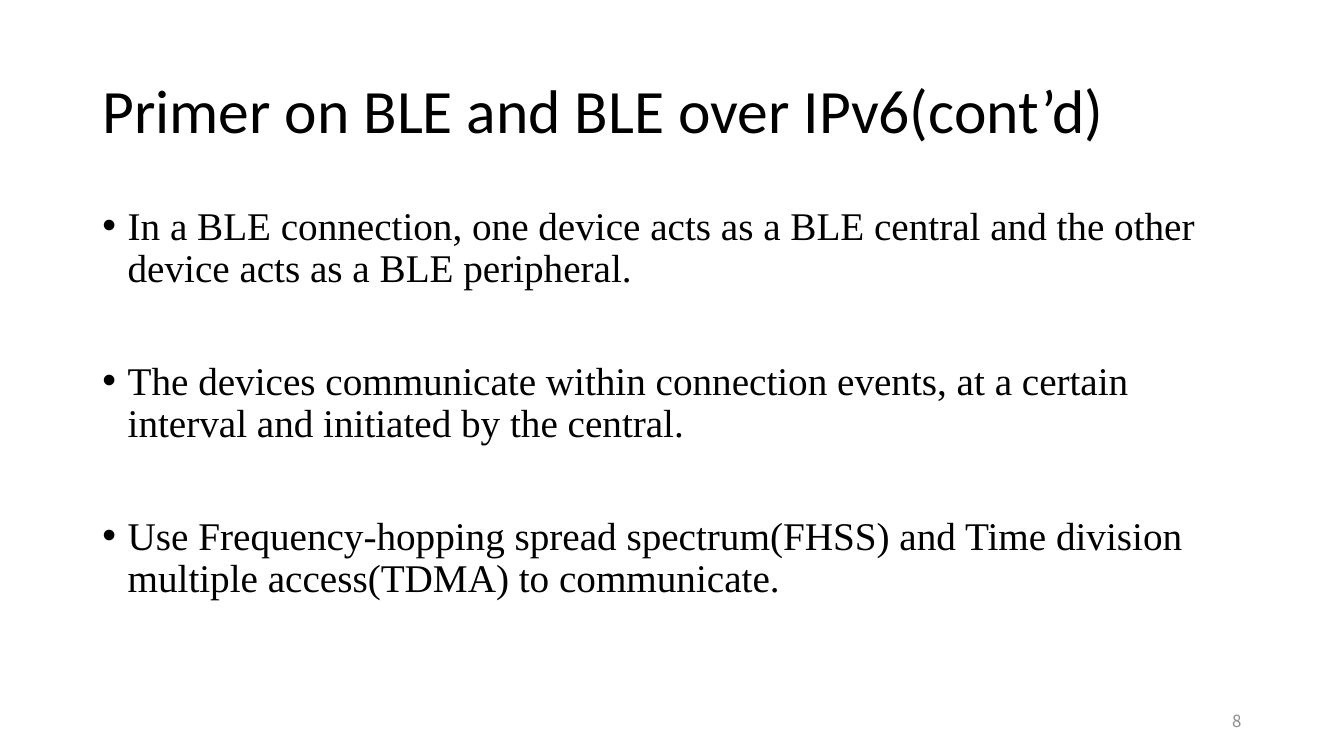
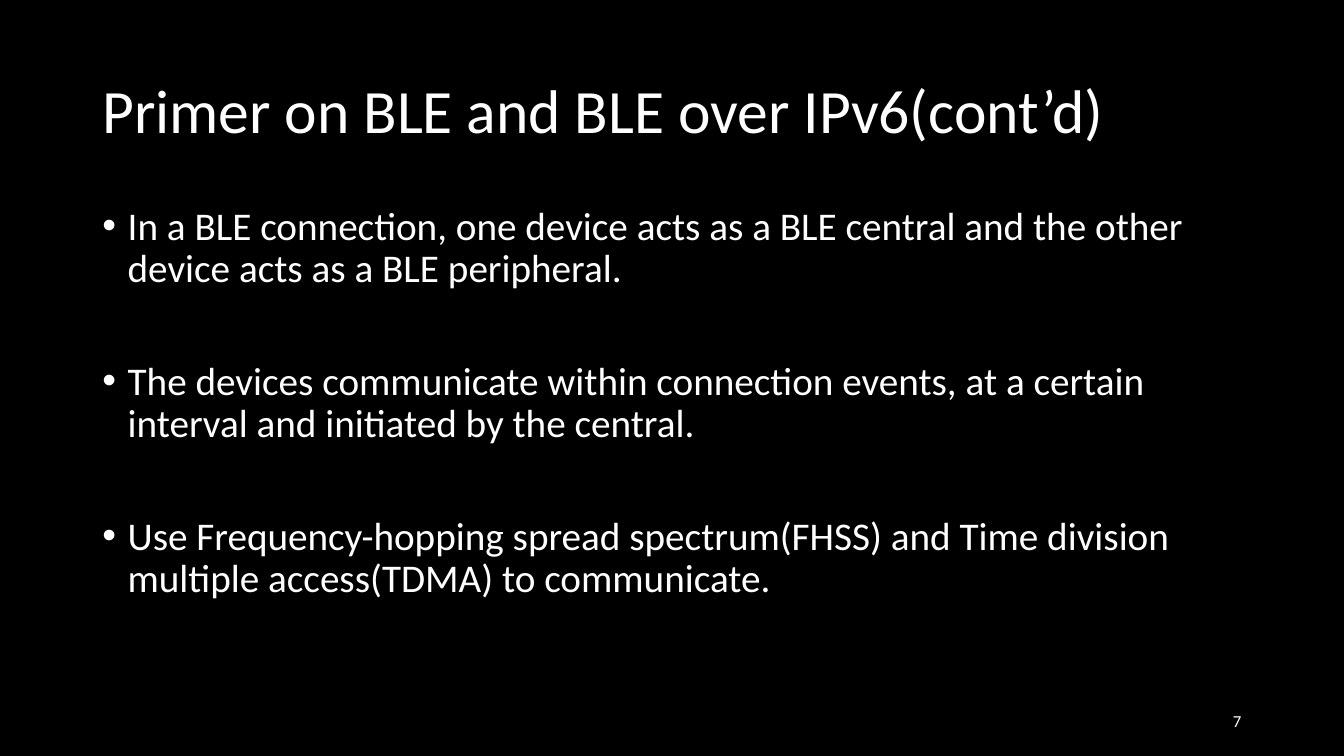
Before and after one commit to EKOISMYLOVE/NTUT_GM_PPT, a slide deck: slide 7 of A BLE-based multi-gateway network infrastructure with handover support for mobile BLE peripherals.pptx (slide 8 before the commit). Drawn at 1344x756 pixels with LibreOffice and Linux fonts; fonts in the diff are those of the drawing. Boxes give left, top, right and bottom in pixels: in the first picture for what was removed or moved away, otherwise in the second. Text is boxed around its words. In the diff, an @@ line names an element or a change of style, - is before the commit and + after.

```diff
--- a/A BLE-based multi-gateway network infrastructure with handover support for mobile BLE peripherals.pptx
+++ b/A BLE-based multi-gateway network infrastructure with handover support for mobile BLE peripherals.pptx
@@ background #FFFFFF to #000000 @@
@@ title "Primer on BLE and BLE ..." at [102,88,1104,142]: text colour #000000 to #FFFFFF @@
@@ text "In a BLE connection, one ..." at [128,212,1182,599]: font Times New Roman to Calibri, text colour #000000 to #FFFFFF @@
@@ page number at [1233,716,1241,727]: text changed; font Noto Sans CJK TC to Calibri; text colour #8C8C8C to #FFFFFF @@
-8
+7
```
Also in this commit, not shown: 37 other slides changed, 2 slides added, 3 slides removed.
